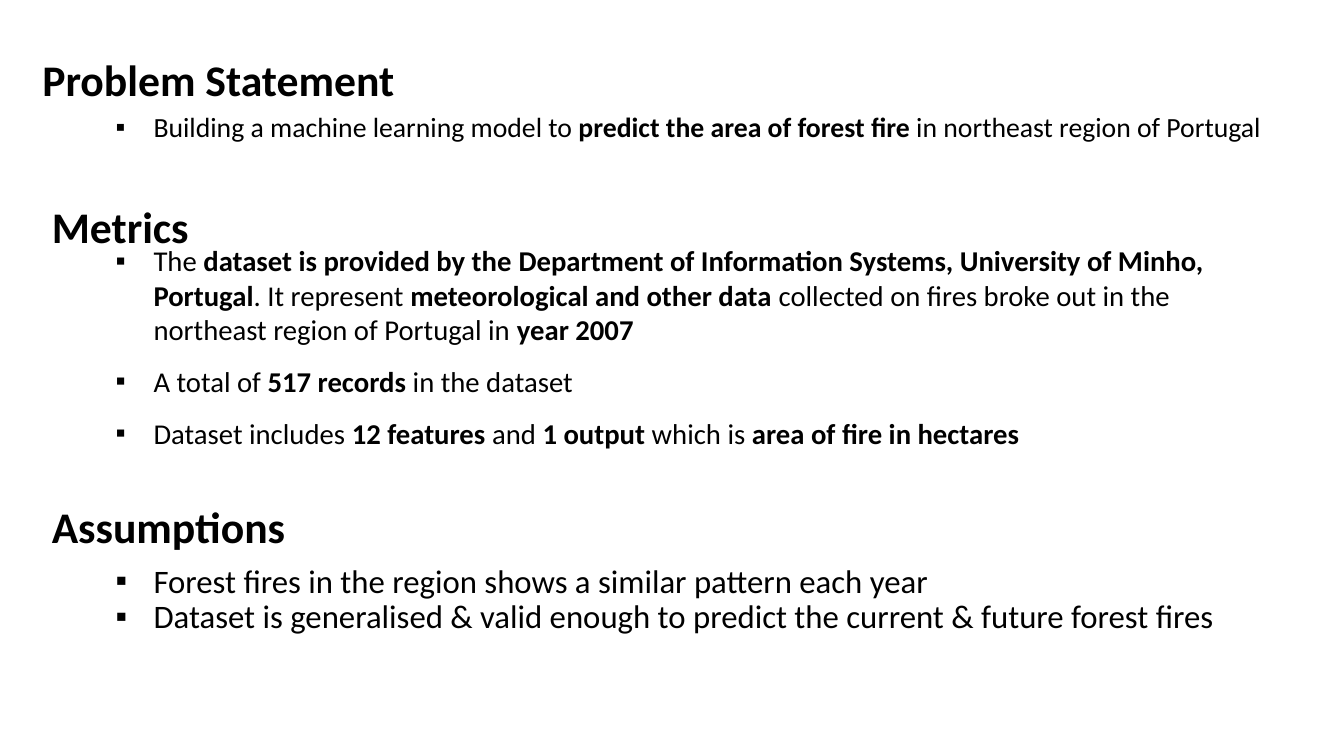
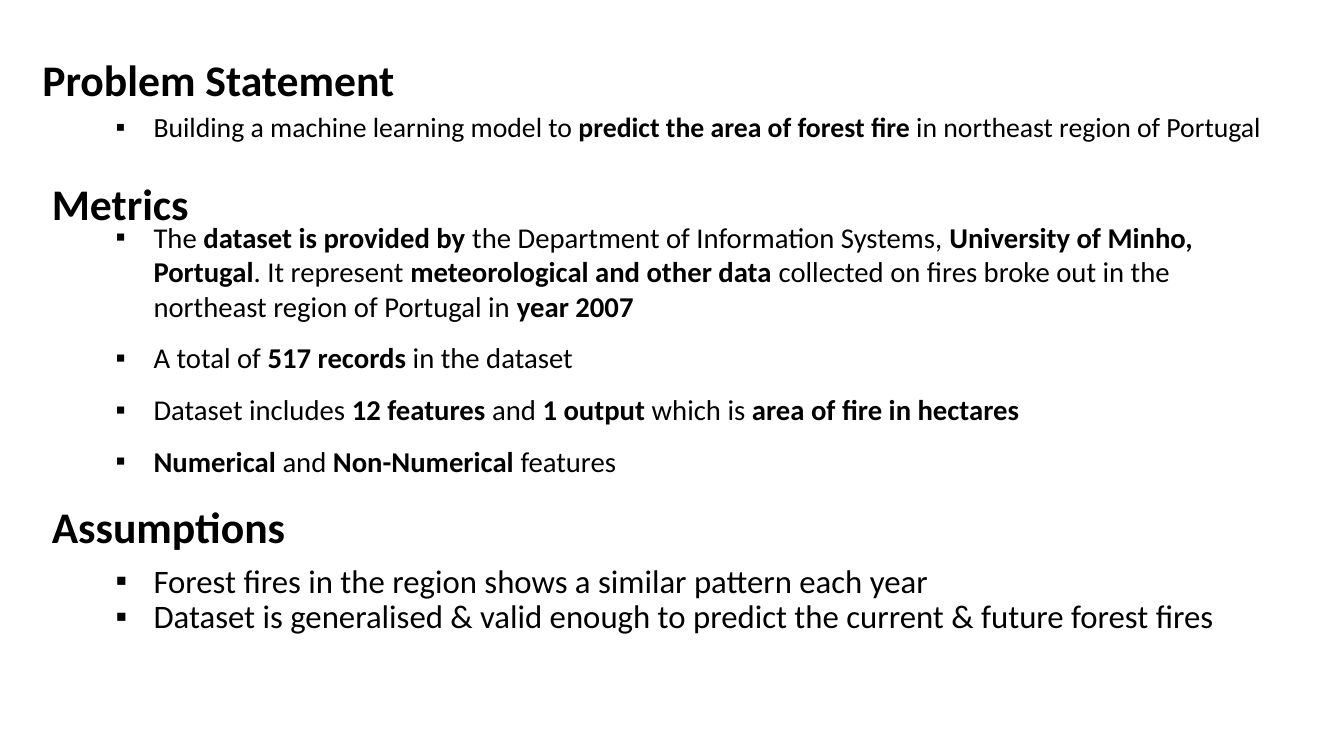
Before and after one commit to hirangunaratne/yapa_gunaratne_final_project, a slide deck: slide 2 of part_4_presentation/Presentation.pptx. Drawn at 1344x756 pixels with LibreOffice and Linux fonts; fonts in the diff are those of the drawing; background and template pictures are left out. Boxes give left, top, right and bottom in pixels: in the first picture for what was removed or moved away, otherwise in the second. Text is boxed around its words. In the diff, an @@ line names an element or a change of style, - is before the commit and + after.

```diff
--- a/part_4_presentation/Presentation.pptx
+++ b/part_4_presentation/Presentation.pptx
@@ text "Metrics": place and size @@
-text "Metrics" at <box>52,212,189,254</box>
+text "Metrics" at <box>52,189,189,231</box>
@@ text "The dataset is provided by ...": place and size @@
-text "The dataset is provided by ..." at <box>154,251,1203,449</box>
+text "The dataset is provided by ..." at <box>154,228,1193,473</box>
@@ text at <box>154,228,1193,322</box>: bold off in "the Department of Information Systems," @@
@@ text at <box>154,452,617,473</box>: paragraph added @@
+▪ Numerical and Non-Numerical features
```
Also in this commit, not shown: 3 other slides changed, 1 other file.
